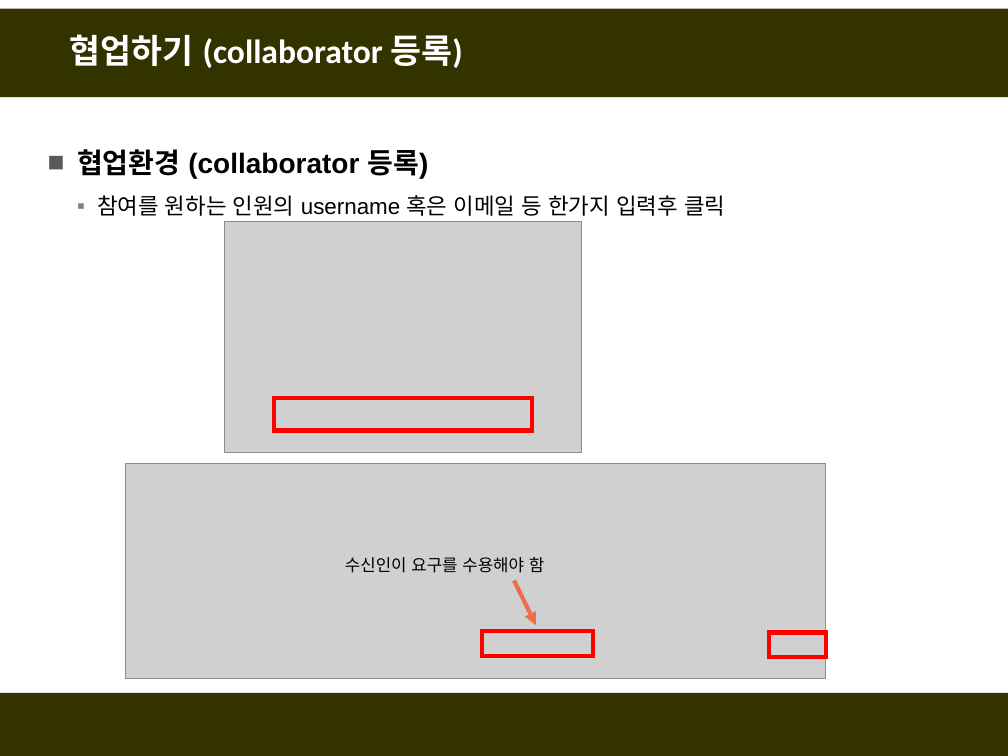
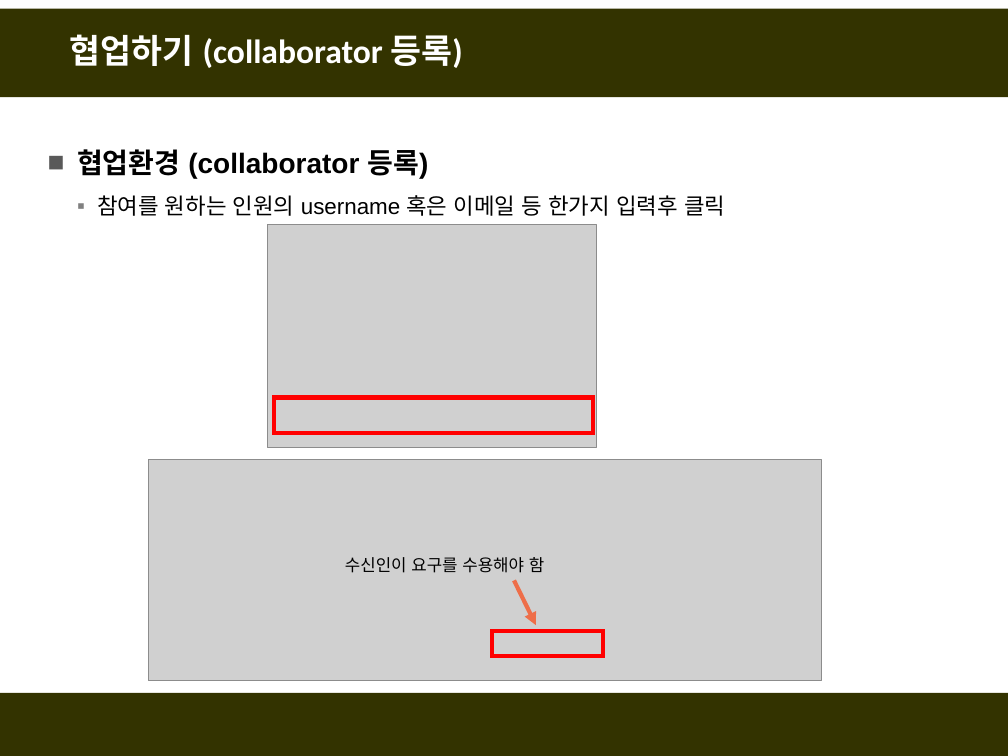
Before and after one commit to fasthill/github-lecture, a slide deck: slide 8 of git및github첫걸음4-협업하기.pptx (slide 9 before the commit). Drawn at 1008x756 pixels with LibreOffice and Linux fonts; fonts in the diff are those of the drawing; grey boxes stand for pictures. Boxes give left, top, right and bottom in pixels: in the first picture for what was removed or moved away, otherwise in the second. Text is boxed around its words. In the diff, an @@ line names an element or a change of style, - is before the commit and + after.

```diff
--- a/git및github첫걸음4-협업하기.pptx
+++ b/git및github첫걸음4-협업하기.pptx
@@ picture: place and size @@
-picture at [224, 221, 582, 452]
+picture at [268, 225, 597, 449]
@@ rectangle: place and size @@
-rectangle at [274, 397, 531, 430]
+rectangle at [274, 397, 594, 432]
@@ picture: place and size @@
-picture at [126, 464, 827, 678]
+picture at [148, 460, 822, 680]
@@ rectangle: place and size @@
-rectangle at [482, 631, 593, 656]
+rectangle at [492, 631, 603, 656]
@@ rectangle removed at [769, 632, 826, 657] @@
```
Also in this commit, not shown: 16 other slides changed, 8 slides added, 2 slides removed.
